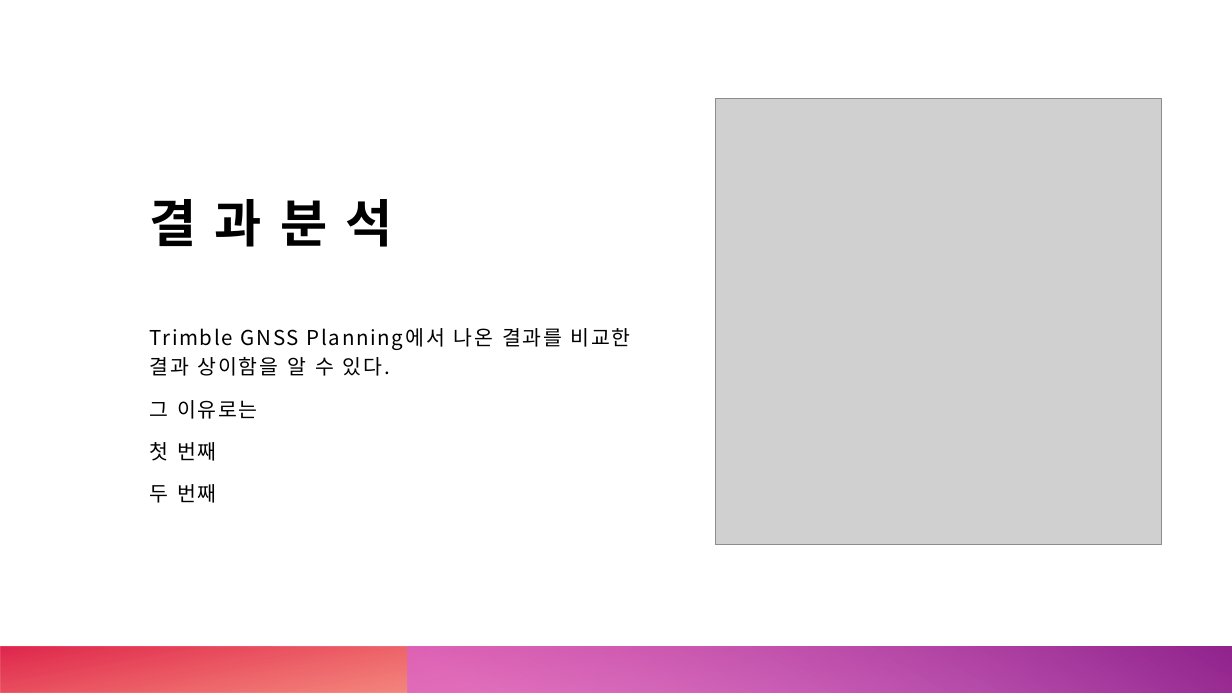
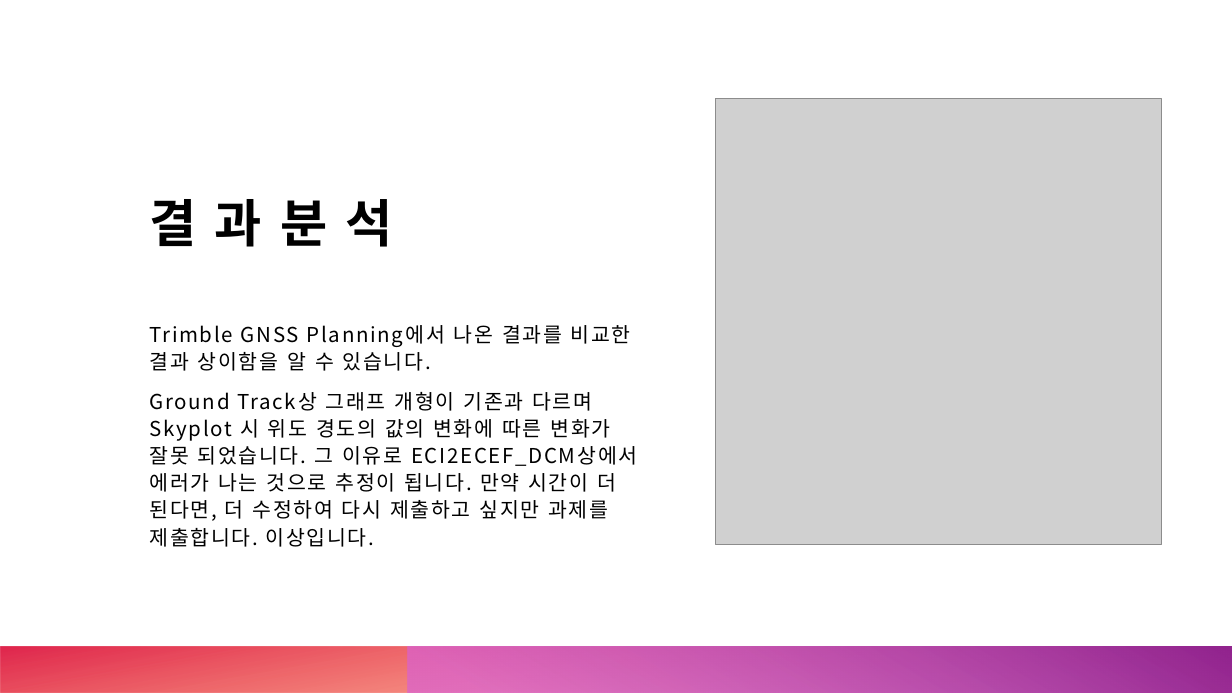
Before and after one commit to jinjiins/Lee_Seungjin_21011323, a slide deck: slide 6 of Astronamics이승진(21011323).pptx. Drawn at 1232x693 pixels with LibreOffice and Linux fonts; fonts in the diff are those of the drawing; grey boxes stand for pictures. Boxes give left, top, right and bottom in pixels: in the first picture for what was removed or moved away, otherwise in the second. Text is boxed around its words. In the diff, an @@ line names an element or a change of style, - is before the commit and + after.

```diff
--- a/Astronamics이승진(21011323).pptx
+++ b/Astronamics이승진(21011323).pptx
@@ text at box(150, 325, 637, 547): text changed @@
-Trimble GNSS Planning에서 나온 결과를 비교한 결과 상이함을 알 수 있다.
-그 이유로는
-첫 번째
-두 번째
+Trimble GNSS Planning에서 나온 결과를 비교한 결과 상이함을 알 수 있습니다.
+Ground Track상 그래프 개형이 기존과 다르며 Skyplot 시 위도 경도의 값의 변화에 따른 변화가 잘못 되었습니다. 그 이유로 ECI2ECEF_DCM상에서 에러가 나는 것으로 추정이 됩니다. 만약 시간이 더 된다면, 더 수정하여 다시 제출하고 싶지만 과제를 제출합니다. 이상입니다.
```
Also in this commit, not shown: 2 other slides changed, 2 other files.
